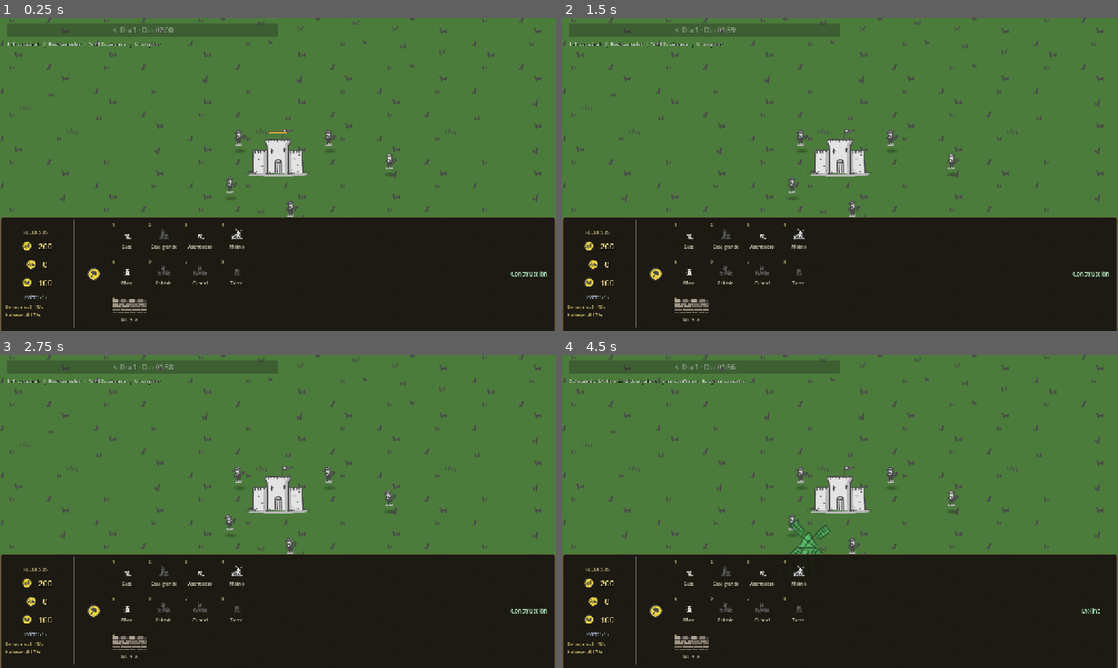
Above: before the commit, frames 1-4 (two rows, left to right).
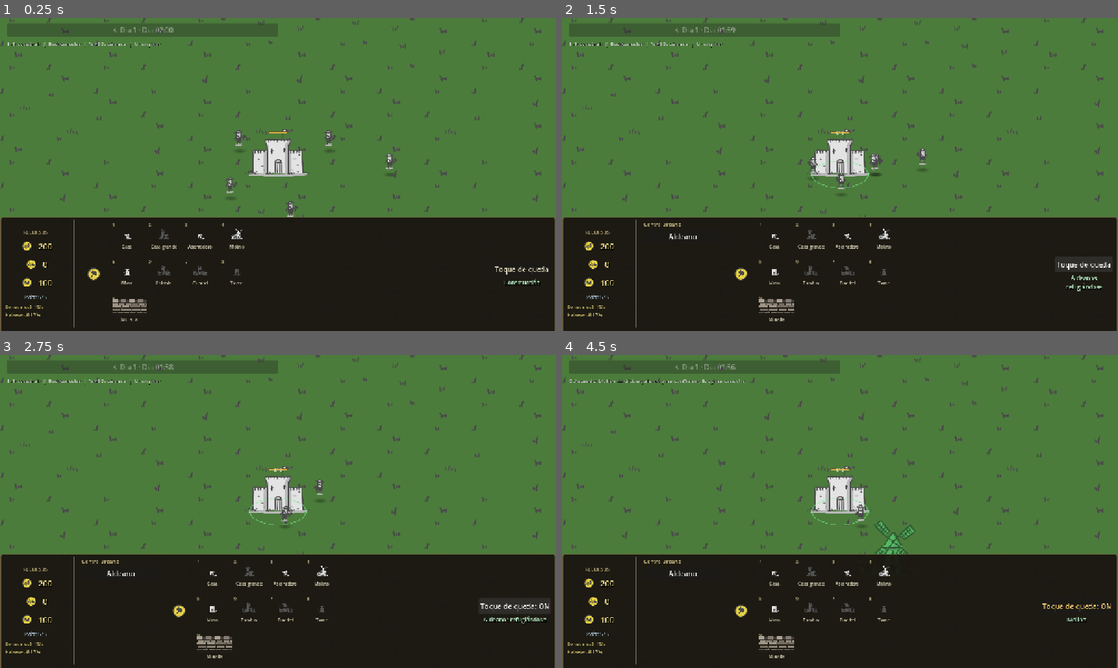
Above: after the commit, the same moments.

Repository: manurode/gameX
Game: Godot game, scene res://scenes/main.tscn
The game is run twice, just before and just after one commit, with the same random seed, the same clock (stepped at 60 frames per second) and the same inputs.
Inputs (mouse positions are in pixels of both pictures, inside the frame that each line leads up to):
- Up to frame 1 (0.25 s): no input
- Up to frame 2 (1.5 s): click (1084, 268) at 0.5 s, where only the run after the commit has a clickable "Toque de queda"; click (1079, 268) at 1.25 s, where only the run after the commit has a clickable "Toque de queda: ON"
- Up to frame 3 (2.75 s): click (522, 602) at 2 s, where only the run after the commit has a clickable "Toque de queda"
- Up to frame 4 (4.5 s): click "1" at 2.75 s; click "3" at 3.5 s; click "4" at 4.25 s

The runs differ from the first frame. In frame 1, 0.2% of the frame differs, in the area x 89-99%, y 79-86%; in frame 2, 2.4%; in frame 3, 2.2%; in frame 4, 2.6%, in the area x 14-99%, y 35-97%.

Commit message:
feat: Introduce curfew management system with villager sheltering functionality

Diff:
--- a/scenes/world/game_world.tscn
+++ b/scenes/world/game_world.tscn
@@ -16,6 +16,7 @@
 [ext_resource type="Script" path="res://scripts/game/game_state_manager.gd" id="14_game_state"]
 [ext_resource type="Script" path="res://scripts/world/day_night_manager.gd" id="15_day_night"]
 [ext_resource type="Script" path="res://scripts/world/night_wave_manager.gd" id="16_night_wave"]
+[ext_resource type="Script" path="res://scripts/game/curfew_manager.gd" id="17_curfew"]
 
 [node name="GameWorld" type="Node2D"]
 script = ExtResource("1_world")
@@ -75,3 +76,6 @@
 
 [node name="NightWaveManager" type="Node" parent="."]
 script = ExtResource("16_night_wave")
+
+[node name="CurfewManager" type="Node" parent="."]
+script = ExtResource("17_curfew")
--- /dev/null
+++ b/scripts/game/curfew_manager.gd
@@ -0,0 +1,117 @@
+class_name CurfewManager
+extends Node
+
+signal curfew_changed(active: bool)
+
+const RECHECK_INTERVAL := 0.5
+
+var is_active: bool = false
+
+var _job_manager: JobManager
+var _recheck_timer := 0.0
+
+
+func _ready() -> void:
+	add_to_group("curfew_manager")
+
+
+func setup(job_manager: JobManager) -> void:
+	_job_manager = job_manager
+
+
+func toggle() -> void:
+	set_active(not is_active)
+
+
+func set_active(active: bool) -> void:
+	if is_active == active:
+		return
+	is_active = active
+	curfew_changed.emit(is_active)
+	if is_active:
+		_enforce_curfew()
+	else:
+		_release_curfew()
+
+
+func find_nearest_shelter(villager: Unit) -> Building:
+	var candidates: Array[Building] = []
+	for node in get_tree().get_nodes_in_group("buildings"):
+		if not node is Building:
+			continue
+		var building := node as Building
+		if building.team_id != Team.PLAYER:
+			continue
+		if not building.can_enter_garrison(villager):
+			continue
+		candidates.append(building)
+
+	if candidates.is_empty():
+		return null
+
+	var villager_pos := villager.global_position
+	candidates.sort_custom(func(a: Building, b: Building) -> bool:
+		return villager_pos.distance_squared_to(a.global_position) < villager_pos.distance_squared_to(b.global_position)
+	)
+	return candidates[0]
+
+
+func send_villager_to_shelter(villager: Unit) -> void:
+	if not _is_villager(villager) or villager.garrisoned_building != null:
+		return
+	if villager._unit_state == Unit.UnitState.RECRUITING:
+		return
+
+	var building := find_nearest_shelter(villager)
+	if building == null:
+		return
+
+	if villager.garrison_approach_target == building:
+		return
+
+	villager.approach_garrison(building)
+
+
+func _process(delta: float) -> void:
+	if not is_active:
+		return
+	_recheck_timer -= delta
+	if _recheck_timer > 0.0:
+		return
+	_recheck_timer = RECHECK_INTERVAL
+	_enforce_curfew()
+
+
+func _enforce_curfew() -> void:
+	for node in get_tree().get_nodes_in_group("units"):
+		if not node is Unit:
+			continue
+		send_villager_to_shelter(node as Unit)
+
+
+func _release_curfew() -> void:
+	for node in get_tree().get_nodes_in_group("units"):
+		if not node is Unit:
+			continue
+		var unit := node as Unit
+		if not _is_villager(unit) or unit.garrisoned_building == null:
+			continue
+		unit.exit_garrison()
+
+	if _job_manager == null:
+		return
+	for node in get_tree().get_nodes_in_group("units"):
+		if not node is Unit:
+			continue
+		var unit := node as Unit
+		if _is_villager(unit) and not unit.is_busy():
+			_job_manager.try_assign_idle_villager(unit)
+
+
+func _is_villager(unit: Unit) -> bool:
+	return (
+		unit.is_civilian
+		and unit.team_id == Team.PLAYER
+		and not unit._is_dying
+		and unit.hp > 0
+	)
--- a/scripts/game/job_manager.gd
+++ b/scripts/game/job_manager.gd
@@ -52,6 +52,10 @@
 func try_assign_idle_villager(villager: Unit) -> void:
 	if not is_instance_valid(villager) or not villager.is_civilian:
 		return
+	var curfew := get_tree().get_first_node_in_group("curfew_manager")
+	if curfew is CurfewManager and (curfew as CurfewManager).is_active:
+		(curfew as CurfewManager).send_villager_to_shelter(villager)
+		return
 	if villager.is_busy():
 		return
 	if _return_buildings.has(villager):
@@ -81,6 +85,10 @@
 
 func on_villager_move_completed(unit: Unit) -> void:
 	if not unit.is_civilian or unit.is_busy():
+		return
+	var curfew := get_tree().get_first_node_in_group("curfew_manager")
+	if curfew is CurfewManager and (curfew as CurfewManager).is_active:
+		(curfew as CurfewManager).send_villager_to_shelter(unit)
 		return
 	try_assign_idle_villager(unit)
 
--- a/scripts/ui/game_hub.gd
+++ b/scripts/ui/game_hub.gd
@@ -71,6 +71,7 @@
 @onready var _build_grid: GridContainer = $MarginContainer/HBoxContainer/CommandArea/BuildGrid
 @onready var _formation_grid: GridContainer = $MarginContainer/HBoxContainer/CommandArea/FormationGrid
 @onready var _status_label: Label = $MarginContainer/HBoxContainer/CommandArea/StatusColumn/StatusLabel
+@onready var _status_column: VBoxContainer = $MarginContainer/HBoxContainer/CommandArea/StatusColumn
 
 var _production_box: VBoxContainer
 var _production_title: Label
@@ -85,6 +86,8 @@
 var _selection_manager: Node
 var _population_manager: PopulationManager
 var _production_manager: ProductionManager
+var _curfew_manager: CurfewManager
+var _curfew_button: Button
 var _resource_labels: Dictionary = {}
 var _build_slots: Dictionary = {}
 var _formation_slots: Dictionary = {}
@@ -107,16 +110,19 @@
 	build_manager: Node,
 	selection_manager: Node = null,
 	population_manager: PopulationManager = null,
-	production_manager: ProductionManager = null
+	production_manager: ProductionManager = null,
+	curfew_manager: CurfewManager = null
 ) -> void:
 	_resource_manager = resource_manager
 	_build_manager = build_manager
 	_selection_manager = selection_manager
 	_population_manager = population_manager
 	_production_manager = production_manager
+	_curfew_manager = curfew_manager
 	_build_resource_rows()
 	_build_command_grid()
 	_build_formation_grid()
+	_build_curfew_button()
 	_ensure_production_box()
 	if _resource_manager != null:
 		_resource_manager.resources_changed.connect(_on_resources_changed)
@@ -139,6 +145,9 @@
 		_on_food_upkeep_changed(_population_manager.get_food_upkeep_per_second())
 	if _production_manager != null:
 		_production_manager.queue_changed.connect(_on_production_queue_changed)
+	if _curfew_manager != null:
+		_curfew_manager.curfew_changed.connect(_on_curfew_changed)
+		_refresh_curfew_button()
 	_update_status(false, "")
 
 
@@ -242,6 +251,47 @@
 		var slot := _create_formation_slot(formation, i + 1)
 		_formation_grid.add_child(slot)
 		_formation_slots[formation] = slot
+
+
+func _build_curfew_button() -> void:
+	if _status_column == null:
+		return
+	_curfew_button = Button.new()
+	_curfew_button.text = "Toque de queda"
+	_curfew_button.tooltip_text = (
+		"Toque de queda\n"
+		+ "Los aldeanos buscan refugio en el edificio más cercano con espacio.\n"
+		+ "Los soldados permanecen fuera.\n\n"
+		+ "Desactivado: los aldeanos siguen con sus tareas."
+	)
+	_curfew_button.focus_mode = Control.FOCUS_NONE
+	_curfew_button.mouse_default_cursor_shape = Control.CURSOR_POINTING_HAND
+	_curfew_button.custom_minimum_size = Vector2(100, 36)
+	_curfew_button.pressed.connect(_on_curfew_button_pressed)
+	_status_column.add_child(_curfew_button)
+	_status_column.move_child(_curfew_button, 0)
+
+
+func _on_curfew_button_pressed() -> void:
+	if _curfew_manager != null:
+		_curfew_manager.toggle()
+
+
+func _on_curfew_changed(_active: bool) -> void:
+	_refresh_curfew_button()
+
+
+func _refresh_curfew_button() -> void:
+	if _curfew_button == null or _curfew_manager == null:
+		return
+	var active := _curfew_manager.is_active
+	_curfew_button.text = "Toque de queda: ON" if active else "Toque de queda"
+	if active:
+		_curfew_button.add_theme_color_override("font_color", Color(1.0, 0.82, 0.45))
+	else:
+		_curfew_button.add_theme_color_override("font_color", Color(0.85, 0.82, 0.72))
+	if _status_label != null and not _formation_mode and _active_build_type.is_empty() and _selected_building == null:
+		_status_label.text = "Aldeanos refugiándose" if active else "Construcción"
 
 
 func _create_build_slot(type_id: String, hotkey: int) -> Button:
--- a/scripts/ui/hud.gd
+++ b/scripts/ui/hud.gd
@@ -23,13 +23,21 @@
 	selection_manager: Node = null,
 	day_night_manager: DayNightManager = null,
 	population_manager: PopulationManager = null,
-	production_manager: ProductionManager = null
+	production_manager: ProductionManager = null,
+	curfew_manager: CurfewManager = null
 ) -> void:
 	_build_manager = build_manager
 	_day_night_manager = day_night_manager
 
 	if game_hub != null and game_hub.has_method("setup"):
-		game_hub.setup(resource_manager, build_manager, selection_manager, population_manager, production_manager)
+		game_hub.setup(
+			resource_manager,
+			build_manager,
+			selection_manager,
+			population_manager,
+			production_manager,
+			curfew_manager
+		)
 	if _build_manager != null and _build_manager.has_signal("build_mode_changed"):
 		_build_manager.build_mode_changed.connect(_on_build_mode_changed)
 
--- a/scripts/world/game_world.gd
+++ b/scripts/world/game_world.gd
@@ -18,6 +18,7 @@
 @onready var day_night_modulate: CanvasModulate = $DayNightModulate
 @onready var day_night_manager: DayNightManager = $DayNightManager
 @onready var night_wave_manager: NightWaveManager = $NightWaveManager
+@onready var curfew_manager: CurfewManager = $CurfewManager
 
 const BUILDING_SCENE: PackedScene = preload("res://scenes/buildings/building.tscn")
 const VILLAGER_SCENE: PackedScene = preload("res://scenes/units/unit_villager.tscn")
@@ -42,6 +43,7 @@
 
 	population_manager.setup(resource_manager)
 	job_manager.setup(resource_manager, population_manager, ground)
+	curfew_manager.setup(job_manager)
 	production_manager.setup(
 		resource_manager,
 		population_manager,
@@ -79,7 +81,8 @@
 			selection_manager,
 			day_night_manager,
 			population_manager,
-			production_manager
+			production_manager,
+			curfew_manager
 		)
 
 
Not shown: 1 places in scenes/world/game_world.tscn that only renumber resources
Not shown, added: scripts/game/curfew_manager.gd.uid
